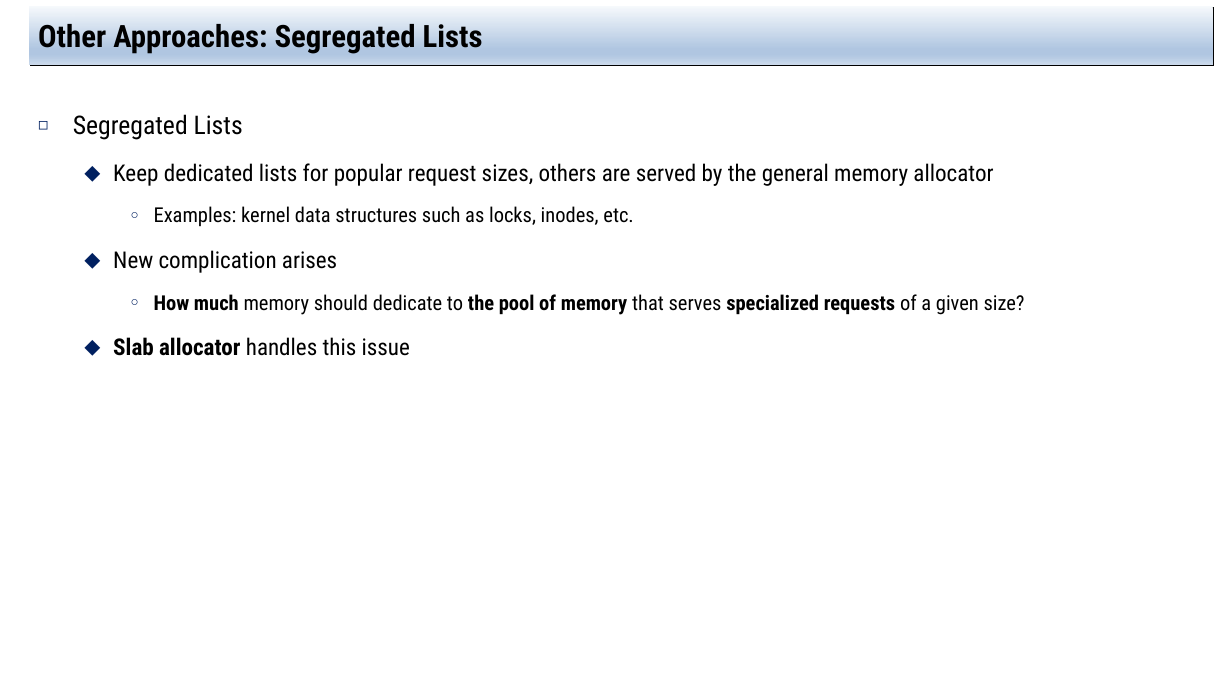
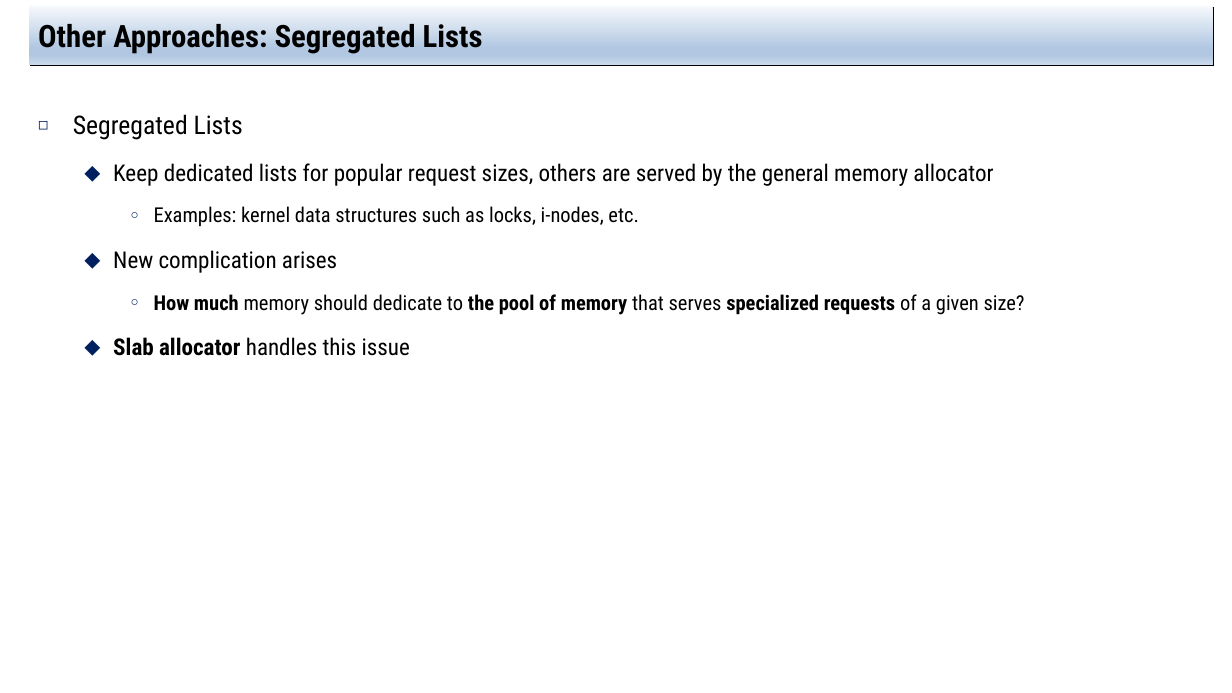
Before and after one commit to jachermocilla/extra-course-materials, a slide deck: slide 26 of cmsc125/ostep/slides/01.Virtualization/17.Free-space_Management.pptx. Drawn at 1232x693 pixels with LibreOffice and Linux fonts; fonts in the diff are those of the drawing. Boxes give left, top, right and bottom in pixels: in the first picture for what was removed or moved away, otherwise in the second. Text is boxed around its words. In the diff, an @@ line names an element or a change of style, - is before the commit and + after.

```diff
--- a/cmsc125/ostep/slides/01.Virtualization/17.Free-space_Management.pptx
+++ b/cmsc125/ostep/slides/01.Virtualization/17.Free-space_Management.pptx
@@ text at (154,206,639,226): text changed @@
-    ○ Examples: kernel data structures such as locks, inodes, etc.
+    ○ Examples: kernel data structures such as locks, i-nodes, etc.
```
Also in this commit, not shown: 4 other slides changed, 7 other files.
